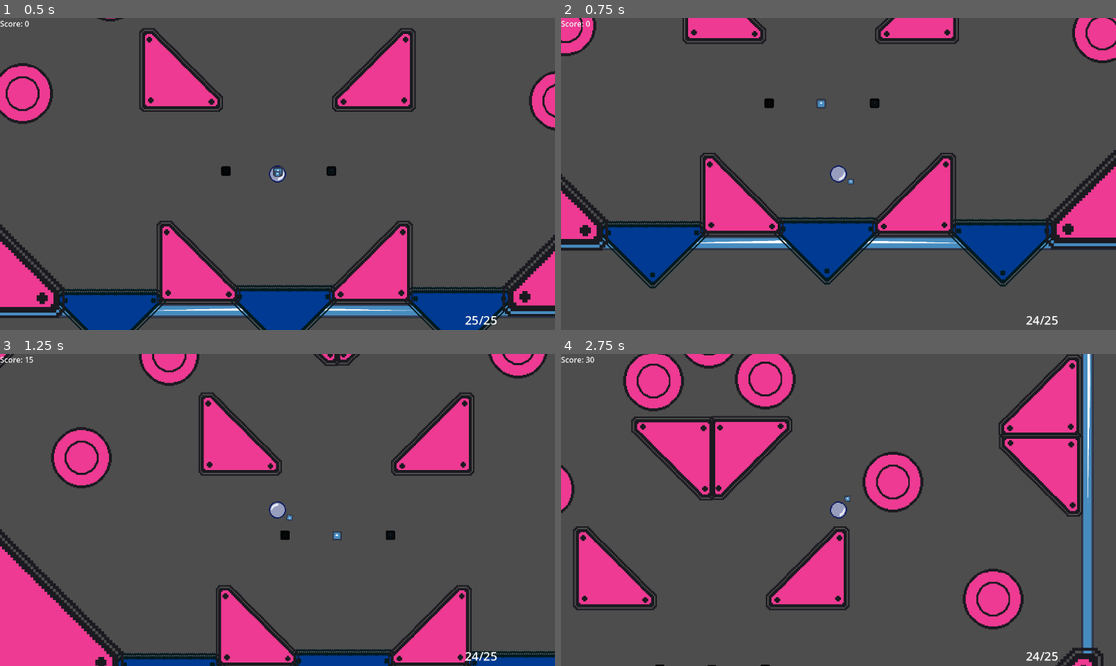
Above: before the commit, frames 1-4 (two rows, left to right).
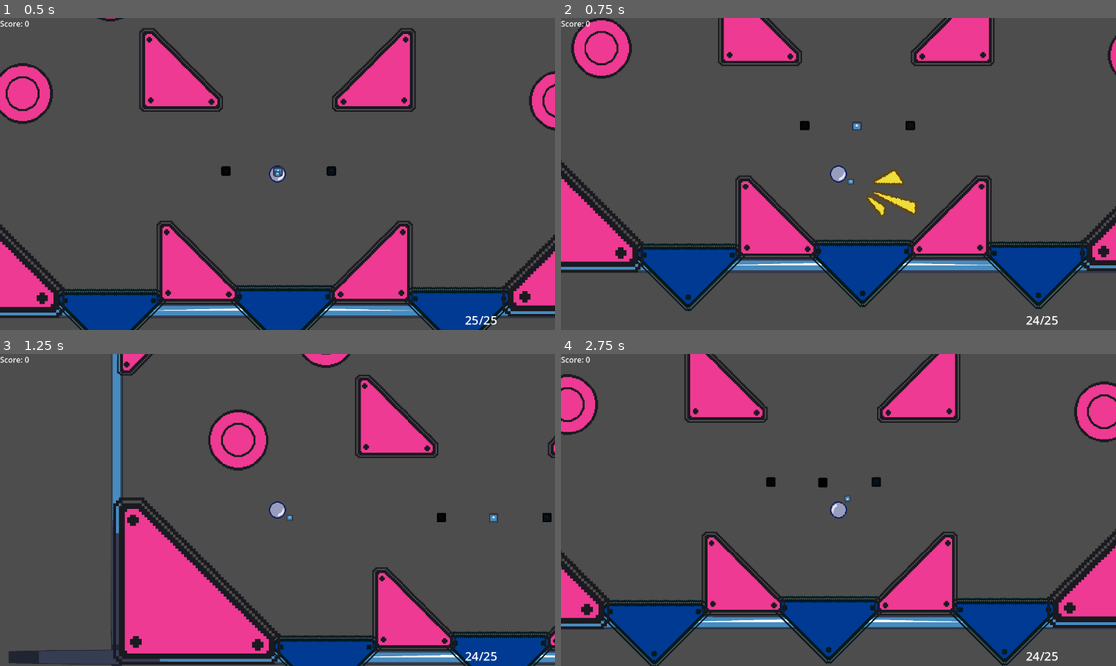
Above: after the commit, the same moments.

Repository: HjalteTagmose/Winball
Game: Godot game, scene res://scenes/main.tscn
The game is run twice, just before and just after one commit, with the same random seed, the same clock (stepped at 60 frames per second) and the same inputs. The engine's default icon, where the game draws it, is replaced by a stand-in: a white triangle on a blue panel in a dark square.
Inputs (mouse positions are in pixels of both pictures, inside the frame that each line leads up to):
- Up to frame 1 (0.5 s): no input
- Up to frame 2 (0.75 s): tap Enter (ui_accept) at 0.5 s; move the mouse to (1071, 320) at 0.52 s; tap Space (launch) at 0.6 s
- Up to frame 3 (1.25 s): tap Enter (ui_accept) at 0.77 s
- Up to frame 4 (2.75 s): move the mouse to (610, 363) at 1.27 s; tap P (force_gameover) at 1.35 s; tap Enter (ui_accept) at 1.52 s; tap Space (launch) at 1.55, 2.1 s; tap R (restart_game) at 2 s; move the mouse to (894, 441) at 2.02 s

Frame 1 is identical in both runs. In frame 2, 31% of the frame differs, in the area x 0-100%, y 0-94%; in frame 3, 32%; in frame 4, 44%, in the area x 0-100%, y 0-100%.

Commit message:
Player particles

Diff:
--- a/art/Particles/test_particles.tscn
+++ b/art/Particles/test_particles.tscn
@@ -1,55 +1,38 @@
-[gd_scene load_steps=10 format=3 uid="uid://d2nlkgcw21uwb"]
+[gd_scene load_steps=7 format=3 uid="uid://d2nlkgcw21uwb"]
 
+[ext_resource type="Script" uid="uid://cyy17hnp35i0w" path="res://scripts/particle_trigger.gd" id="1_dg3up"]
 [ext_resource type="Texture2D" uid="uid://bnj18x7tulumk" path="res://art/P_Textures/T_HitSpark_3Yellow.png" id="1_umipb"]
 
 [sub_resource type="CanvasItemMaterial" id="CanvasItemMaterial_dg3up"]
 
-[sub_resource type="Curve" id="Curve_57njc"]
-_limits = [0.0, 100.0, 0.0, 1.0]
-_data = [Vector2(0, 1), 0.0, 243.294, 0, 0, Vector2(0.99373, 100), 0.0, 0.0, 0, 0]
-point_count = 2
-
-[sub_resource type="CurveTexture" id="CurveTexture_b5cvp"]
-curve = SubResource("Curve_57njc")
-
 [sub_resource type="Curve" id="Curve_vhg6f"]
-_data = [Vector2(0.015674, 0), 0.0, 3.58427, 0, 0, Vector2(0.239812, 1), 0.0, 0.0, 0, 0, Vector2(0.456113, 0.610667), 0.0, 0.0, 0, 0, Vector2(0.581505, 0.836851), -4.83418, -4.83418, 0, 0, Vector2(1, 0), -1.25676, 0.0, 0, 0]
+_data = [Vector2(0, 0.053316), 0.0, 0.0, 0, 0, Vector2(0.293548, 1), 0.0, 0.0, 0, 0, Vector2(0.435484, 0.425228), 0.0, 0.0, 0, 0, Vector2(0.654839, 0.678804), 0.0, 0.0, 0, 0, Vector2(1, 0), 0.0, 0.0, 0, 0]
 point_count = 5
 
 [sub_resource type="CurveTexture" id="CurveTexture_8wr4b"]
 curve = SubResource("Curve_vhg6f")
 
-[sub_resource type="Curve" id="Curve_wgd83"]
-_limits = [0.0, 3.0, 0.0, 1.0]
-_data = [Vector2(0, 2.32584), 0.0, 0.0, 0, 0, Vector2(0.865204, 1.2809), -2.62264, 0.0, 0, 0]
-point_count = 2
-
-[sub_resource type="CurveTexture" id="CurveTexture_2q7o2"]
-curve = SubResource("Curve_wgd83")
-
 [sub_resource type="ParticleProcessMaterial" id="ParticleProcessMaterial_qiyu7"]
 particle_flag_disable_z = true
-angle_min = 160.0
-angle_max = 210.0
-direction = Vector3(0, 1, 0)
+angle_min = 70.0
+angle_max = 120.0
 spread = 10.0
-initial_velocity_min = 141.75
-initial_velocity_max = 141.75
 gravity = Vector3(0, 0, 0)
-damping_curve = SubResource("CurveTexture_b5cvp")
 scale_min = 1.5
 scale_max = 2.0
 scale_curve = SubResource("CurveTexture_8wr4b")
-scale_over_velocity_curve = SubResource("CurveTexture_2q7o2")
 
-[node name="TestParticles" type="Node2D"]
+[node name="ParticleTrigger" type="Node2D"]
+script = ExtResource("1_dg3up")
 
 [node name="Pop" type="GPUParticles2D" parent="."]
 material = SubResource("CanvasItemMaterial_dg3up")
 emitting = false
 amount = 1
 texture = ExtResource("1_umipb")
-lifetime = 0.6
+lifetime = 0.28
+one_shot = true
 explosiveness = 1.0
+local_coords = true
 trail_lifetime = 0.01
 process_material = SubResource("ParticleProcessMaterial_qiyu7")
--- a/prefabs/player.tscn
+++ b/prefabs/player.tscn
@@ -1,9 +1,10 @@
-[gd_scene load_steps=7 format=3 uid="uid://dedwl18kckfdd"]
+[gd_scene load_steps=8 format=3 uid="uid://dedwl18kckfdd"]
 
 [ext_resource type="Texture2D" uid="uid://dvs1g26dl8p7o" path="res://icon.svg" id="1_4flbx"]
 [ext_resource type="Script" uid="uid://byb8gixbn2ikl" path="res://scripts/player/player.gd" id="1_onrkg"]
 [ext_resource type="Texture2D" uid="uid://b3yk8xjtktkti" path="res://art/ph_pinball.png" id="2_1txc5"]
 [ext_resource type="Script" uid="uid://ctv7yapi47nbu" path="res://scripts/player/gun.gd" id="3_r66lb"]
+[ext_resource type="PackedScene" uid="uid://d2nlkgcw21uwb" path="res://art/Particles/test_particles.tscn" id="5_ht1c8"]
 
 [sub_resource type="PhysicsMaterial" id="PhysicsMaterial_1txc5"]
 bounce = 0.2
@@ -11,7 +12,7 @@
 [sub_resource type="CircleShape2D" id="CircleShape2D_mncer"]
 radius = 16.15
 
-[node name="Player" type="RigidBody2D"]
+[node name="Player" type="RigidBody2D" node_paths=PackedStringArray("playerGun")]
 collision_layer = 2
 collision_mask = 5
 physics_material_override = SubResource("PhysicsMaterial_1txc5")
@@ -20,7 +21,8 @@
 script = ExtResource("1_onrkg")
 maxLaunchPower = 100.0
 launchChargeDuration = 0.0
-moveAwayFromPlayer = false
+shootParticle = ExtResource("5_ht1c8")
+playerGun = NodePath("Gun")
 
 [node name="PlayerSprite" type="Sprite2D" parent="."]
 rotation = 8.47668e-05
--- /dev/null
+++ b/scripts/particle_trigger.gd
@@ -0,0 +1,25 @@
+extends Node2D
+class_name ParticleTrigger
+
+var particles: Array[GPUParticles2D] = []
+
+# Called when the node enters the scene tree for the first time.
+func _ready() -> void:
+	# get all GPUParticlesystem2d in children
+	for node: Node in get_children():
+		if node is GPUParticles2D:
+			particles.append(node)
+
+	for particle in particles:
+		# start emitting particles
+		particle.emitting = true
+
+
+# Called every frame. 'delta' is the elapsed time since the previous frame.
+func _process(delta: float) -> void:
+	#wait for fisnished
+	for particles in particles:
+		if particles.emitting:
+			return
+
+	queue_free()
--- a/scripts/player/player.gd
+++ b/scripts/player/player.gd
@@ -10,6 +10,9 @@
 @export var killVelocityBeforeLaunch : bool = true
 @export var moveAwayFromPlayer : bool = true
 @export var showLog : bool = false
+
+@export var shootParticle : PackedScene
+@export var playerGun : Node2D
 
 var _launchClickTime : float
 
@@ -57,7 +60,24 @@
 		var impulse = direction * currentPower
 		if(!moveAwayFromPlayer):
 			impulse = -impulse
+
 		apply_central_impulse(impulse)
+		handleParticle(direction)
+
+
+func handleParticle(direction: Vector2):
+	if(shootParticle == null):
+		return
+
+	if(showLog):
+		print("shooting particle")
+	var instance: ParticleTrigger = shootParticle.instantiate()
+	instance.global_position = playerGun.global_position
+	var globalPoint = instance.to_global(direction)
+
+	instance.rotation = direction.angle()
+	print("rotation", str(instance.rotation))
+	get_tree().root.add_child(instance)
 
 
 # Called every frame. 'delta' is the elapsed time since the previous frame.
Not shown, added: scripts/particle_trigger.gd.uid
